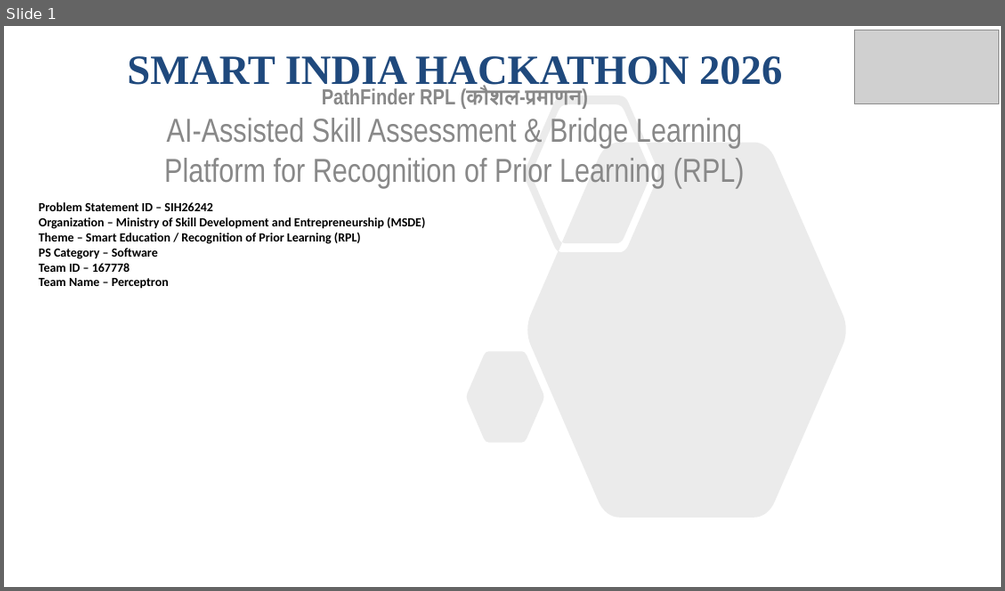
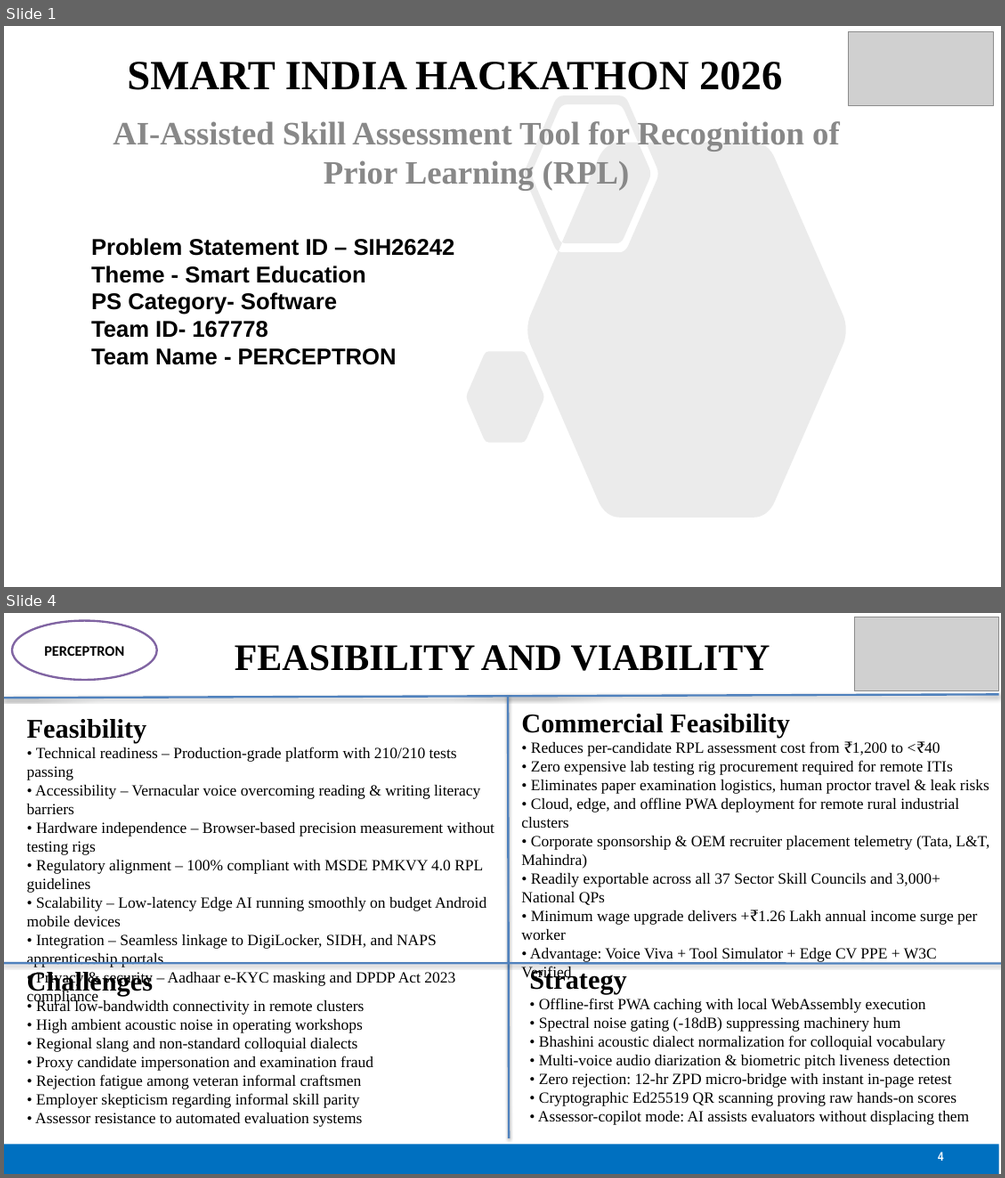
Before and after one commit to SabarishR08/SIH26242-AI-Skill-Assessment-RPL, a slide deck: SIH26242-PERCEPTRON-RPL-AI.pptx. Shown one above the other, each under a label of ours: slide 1 before the commit, slides 1 and 4 after it; the slides between them are not shown. The pictures are 1005x591 and 1005x1178 pixels, drawn with LibreOffice and Linux fonts; fonts in the diff are those of the drawing; grey boxes stand for pictures. Boxes give left, top, right and bottom in pixels: in the first picture for what was removed or moved away, otherwise in the second. Text is boxed around its words. In the diff, an @@ line names an element or a change of style, - is before the commit and + after.

Commit message:
docs(presentation): update SIH26242 deck with official master template styling and layouts

```diff
--- a/SIH26242-PERCEPTRON-RPL-AI.pptx
+++ b/SIH26242-PERCEPTRON-RPL-AI.pptx
@@ slide 4 added at [4,613,1001,1174], background #FFFFFF @@
@@ ellipse added at [12,620,157,680], fill #FFFFFF, outline #8064A2 2 pt, 14 pt, text #000000, bold @@
+PERCEPTRON
@@ picture added at [854,617,999,690] @@
@@ title added at [235,645,770,671], 36 pt, text #000000, bold @@
+FEASIBILITY AND VIABILITY
@@ line added from (4, 698) to (998, 695), #4F81BD 2 pt @@
@@ text added at [27,719,494,1005], 15 pt, text #000000 @@
+Feasibility
+• Technical readiness – Production-grade platform with 210/210 tests passing
+• Accessibility – Vernacular voice overcoming reading & writing literacy barriers
+• Hardware independence – Browser-based precision measurement without testing rigs
+• Regulatory alignment – 100% compliant with MSDE PMKVY 4.0 RPL guidelines
+• Scalability – Low-latency Edge AI running smoothly on budget Android mobile devices
+• Integration – Seamless linkage to DigiLocker, SIDH, and NAPS apprenticeship portals
+• Privacy & security – Aadhaar e-KYC masking and DPDP Act 2023 compliance
@@ line added from (508, 696) to (509, 1138), #4F81BD 2 pt @@
@@ text added at [521,714,989,981], 15 pt, text #000000 @@
+Commercial Feasibility
+• Reduces per-candidate RPL assessment cost from ₹1,200 to <₹40
+• Zero expensive lab testing rig procurement required for remote ITIs
+• Eliminates paper examination logistics, human proctor travel & leak risks
+• Cloud, edge, and offline PWA deployment for remote rural industrial clusters
+• Corporate sponsorship & OEM recruiter placement telemetry (Tata, L&T, Mahindra)
+• Readily exportable across all 37 Sector Skill Councils and 3,000+ National QPs
+• Minimum wage upgrade delivers +₹1.26 Lakh annual income surge per worker
+• Advantage: Voice Viva + Tool Simulator + Edge CV PPE + W3C Verified
@@ line added from (4, 963) to (1001, 963), #4F81BD 2 pt @@
@@ text added at [529,967,969,1125], 15 pt, text #000000 @@
+Strategy
+• Offline-first PWA caching with local WebAssembly execution
+• Spectral noise gating (-18dB) suppressing machinery hum
+• Bhashini acoustic dialect normalization for colloquial vocabulary
+• Multi-voice audio diarization & biometric pitch liveness detection
+• Zero rejection: 12-hr ZPD micro-bridge with instant in-page retest
+• Cryptographic Ed25519 QR scanning proving raw hands-on scores
+• Assessor-copilot mode: AI assists evaluators without displacing them
@@ text added at [35,998,373,1127], 15 pt, text #000000 @@
+Challenges
+• Rural low-bandwidth connectivity in remote clusters
+• High ambient acoustic noise in operating workshops
+• Regional slang and non-standard colloquial dialects
+• Proxy candidate impersonation and examination fraud
+• Rejection fatigue among veteran informal craftsmen
+• Employer skepticism regarding informal skill parity
+• Assessor resistance to automated evaluation systems
@@ rectangle added at [4,1144,998,1174], fill #0070C0 @@
@@ page number added at [938,1151,943,1160], 12 pt, text #FFFFFF, bold @@
+4
@@ slide 1 changed as well @@
@@ title "SMART INDIA HACKATHON 2026" at [127,62,782,90]: text colour #1F497D to #000000 @@
@@ picture: place and size @@
-picture at [854,30,999,103]
+picture at [849,32,994,106]
@@ subtitle at [113,121,840,191]: text changed; size 32 to 31.5 pt; font Arial Narrow to Times New Roman; bold on @@
-PathFinder RPL (कौशल-प्रमाणन)
-AI-Assisted Skill Assessment & Bridge Learning Platform for Recognition of Prior Learning (RPL)
+AI-Assisted Skill Assessment Tool for Recognition of Prior Learning (RPL)
@@ text "Problem Statement ID – SIH26242": place and size @@
-text "Problem Statement ID – SIH26242" at [39,202,425,289]
+text "Problem Statement ID – SIH26242" at [91,238,455,365]
@@ text at [91,238,455,256]: size 12 to 22 pt, font Calibri to Arial in "Problem Statement ID – SIH26242" @@
@@ text at [91,265,396,365]: text changed; size 12 to 22 pt; font Calibri to Arial @@
-Organization – Ministry of Skill Development and Entrepreneurship (MSDE)
-Theme – Smart Education / Recognition of Prior Learning (RPL)
-PS Category – Software
-Team ID – 167778
-Team Name – Perceptron
+Theme - Smart Education
+PS Category- Software
+Team ID- 167778
+Team Name - PERCEPTRON
```
Also in this commit, not shown: 4 other slides added, 5 slides removed.
